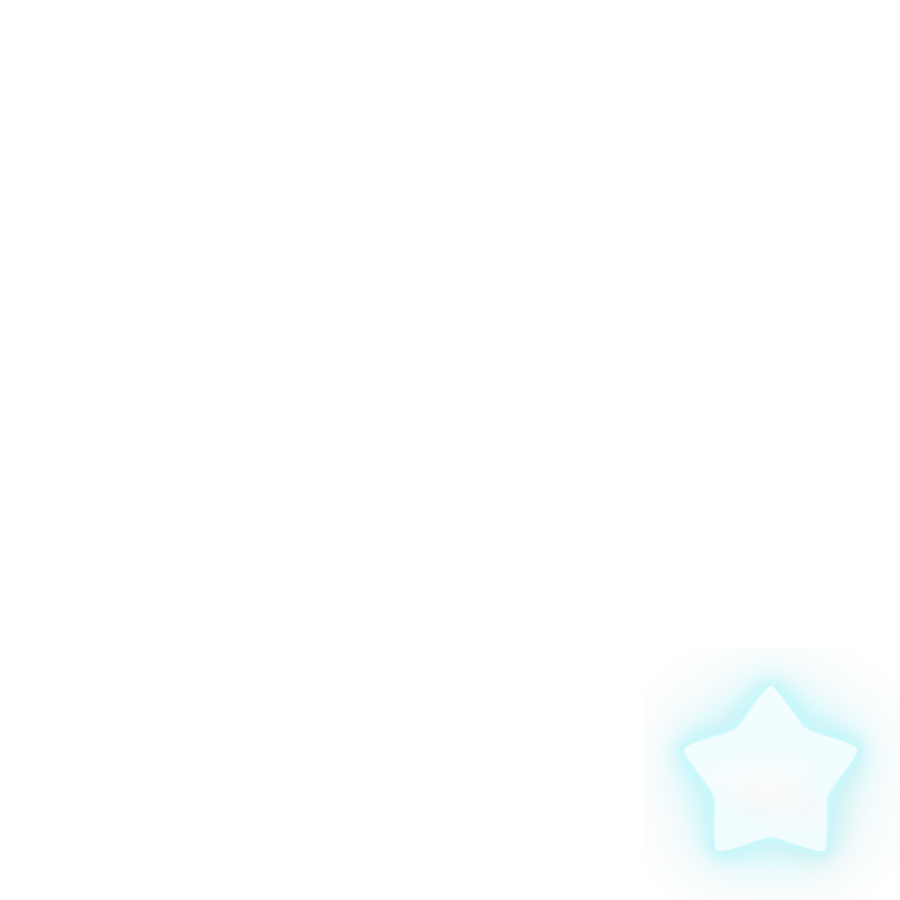
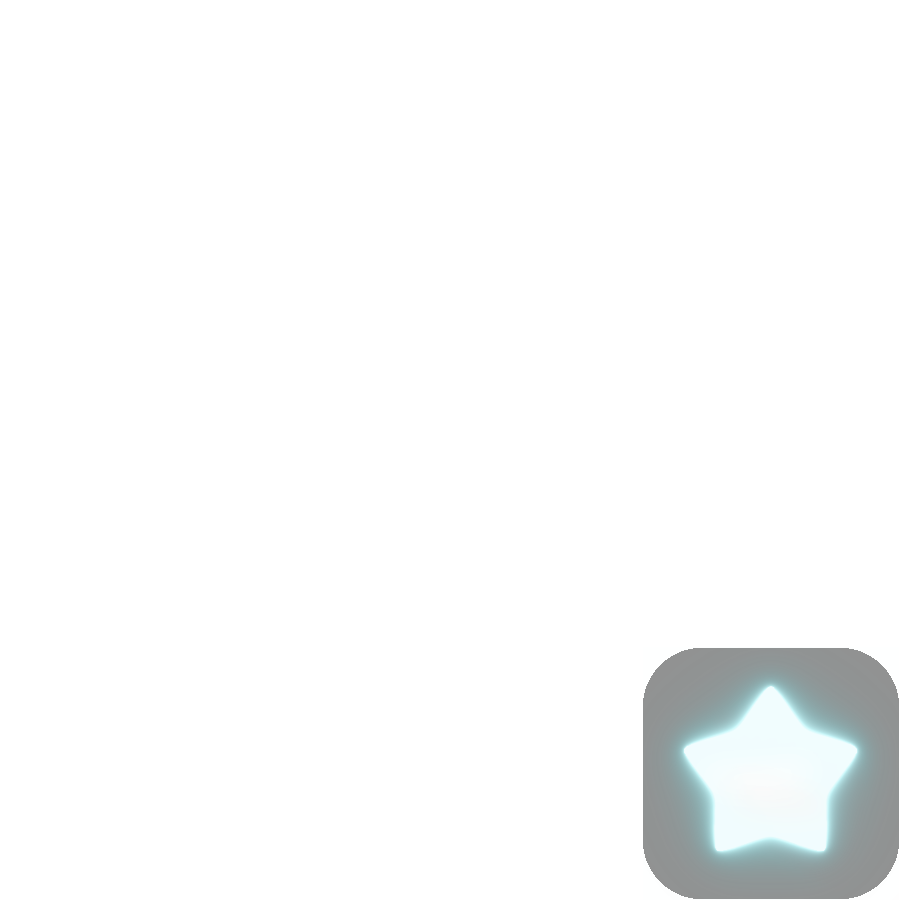
Layer changes from the first w=900, h=900 image to the second:
added layer "bg" (65%) in group "rarity" over [643, 648, 899, 899]
